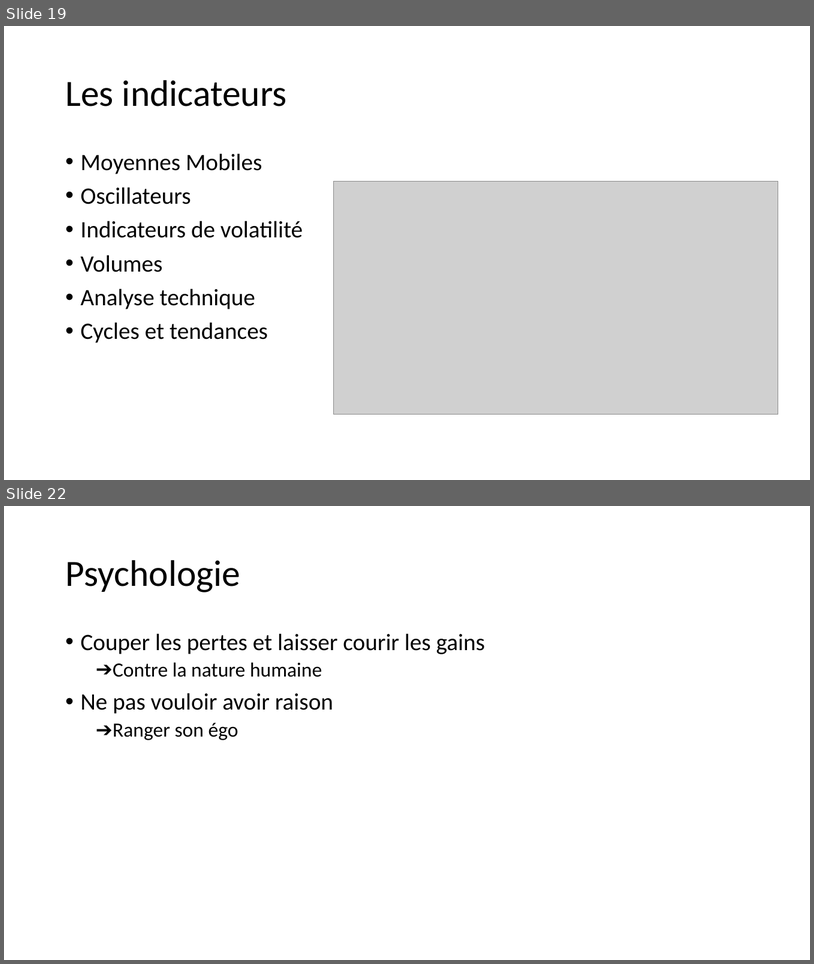
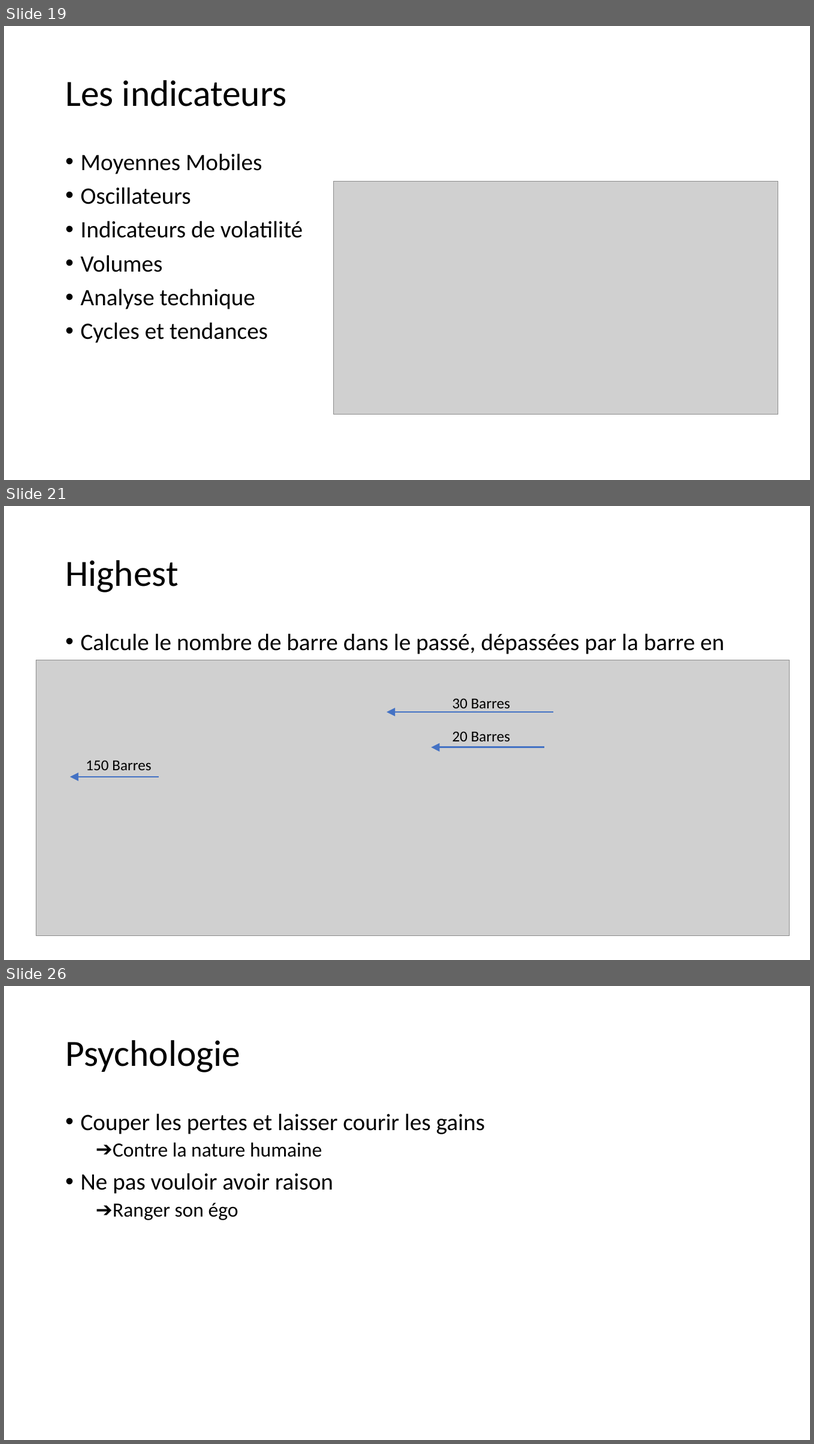
Before and after one commit to dadelcarbo/UltimateChartistRoot, a slide deck: Formation/Formation Bourse_Benoit.pptx. Shown one above the other, each under a label of ours: slides 19 and 22 before the commit, slides 19, 21 and 26 after it; the slides between them are not shown. The pictures are 814x964 and 814x1444 pixels, drawn with LibreOffice and Linux fonts; fonts in the diff are those of the drawing; grey boxes stand for pictures. Boxes give left, top, right and bottom in pixels: in the first picture for what was removed or moved away, otherwise in the second. Text is boxed around its words. In the diff, an @@ line names an element or a change of style, - is before the commit and + after.

```diff
--- a/Formation/Formation Bourse_Benoit.pptx
+++ b/Formation/Formation Bourse_Benoit.pptx
@@ slide 21 added at <box>4,506,810,960</box>, background #FFFFFF @@
@@ title added at <box>65,560,178,592</box>, 44 pt, text #000000 @@
+Highest
@@ text added at <box>81,633,725,660</box>, 28 pt, text #000000 @@
+• Calcule le nombre de barre dans le passé, dépassées par la barre en cours
@@ picture added at <box>36,660,789,936</box> @@
@@ text added at <box>452,698,510,712</box>, 18 pt, text #000000 @@
+30 Barres
@@ arrow added from (554, 712) to (387, 712), #4472C4 2 pt @@
@@ text added at <box>452,731,510,741</box>, 18 pt, text #000000 @@
+20 Barres
@@ arrow added from (545, 747) to (432, 747), #4472C4 2 pt @@
@@ text added at <box>86,760,151,770</box>, 18 pt, text #000000 @@
+150 Barres
@@ arrow added from (159, 777) to (70, 777), #4472C4 2 pt @@
@@ what was slide 22 is now slide 26 @@
```
Also in this commit, not shown: 1 slide changed, 4 other slides added, 1 slide removed, 5 other files.
